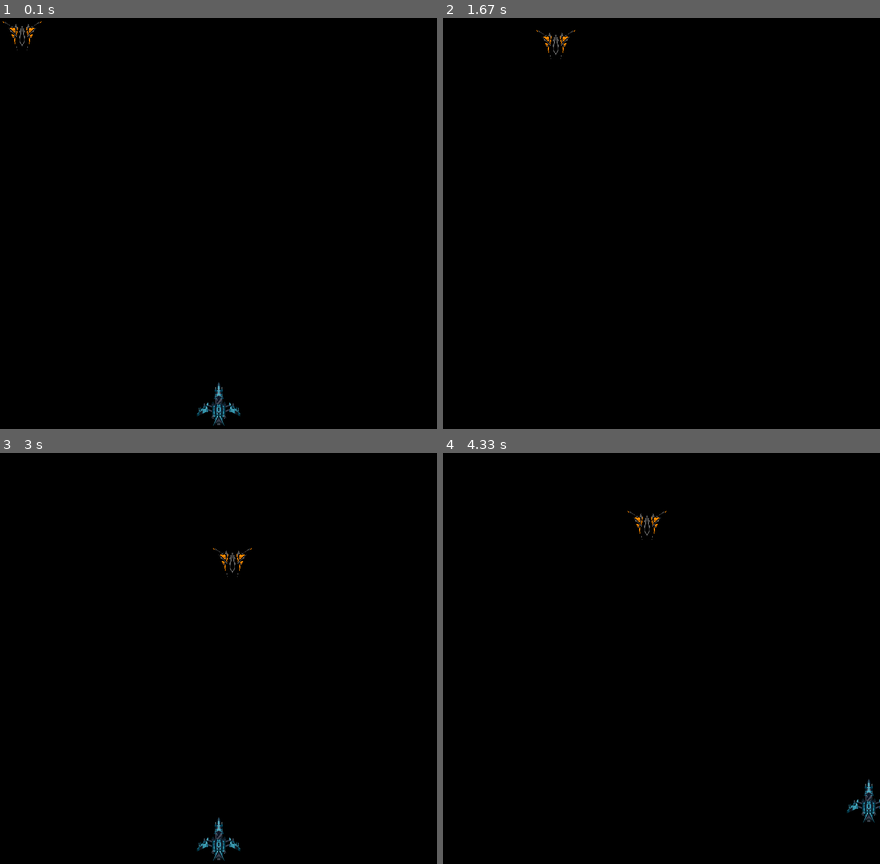
Above: before the commit, frames 1-4 (two rows, left to right).
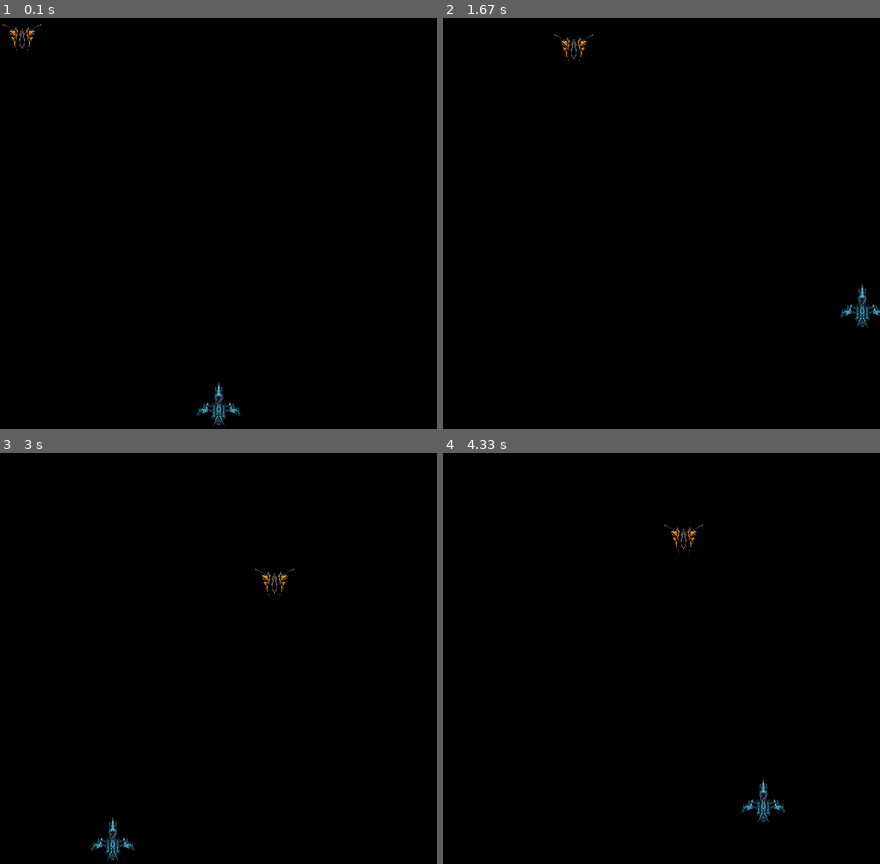
Above: after the commit, the same moments.

Repository: Equipe-Rocket-ES2024/PSA
Game: pygame game, started from main.py
Same seed, same stepped clock (60 frames per second), same inputs: the game is played once before the commit and once after it.
Inputs:
- Up to frame 1 (0.1 s): no input
- Up to frame 2 (1.67 s): hold Right 0.33-0.8 s; hold Up 0.83-1.13 s; hold Right 1.17-1.63 s
- Up to frame 3 (3 s): hold Left 1.67-2.2 s; hold Down 2.23-2.53 s; hold Left 2.57-2.97 s
- Up to frame 4 (4.33 s): hold Up 3-3.37 s; hold Right 3.4-4.03 s; hold Down from 4.07 s (still down)

The runs differ from the first frame. In frame 1, 0.1% of the frame differs, in the area x 0-10%, y 0-9%; in frame 2, 0.5%; in frame 3, 0.8%, in the area x 20-68%, y 23-100%; in frame 4, 0.8%.

Commit message:
calculo incrivel baseado em fatos incriveis

Diff:
--- a/src/entities/enemy/enemy.py
+++ b/src/entities/enemy/enemy.py
@@ -21,8 +21,8 @@
                 random.randint(0, self._screen.get_height() - 1)
             )
         self._size_nav = [80, 80]
-        self._pixel_to_meters = 10
-        self._enemy_speed_default = 50
+        self._pixel_to_meters = 20
+        self._enemy_speed_default = 30
         self._sprite = self.pygame_engine.load_sprite_image(self.game_config_constants.ENEMY_SPACESHIP_SPRITE)
         self._sprite = self.pygame_engine.scale_sprite(
             self._sprite, self._size_nav[0], self._size_nav[1]
--- a/src/game/game.py
+++ b/src/game/game.py
@@ -66,8 +66,8 @@
         self.objects.append(object)
 
     def physics_process(self, delta_time: float) -> None:
-        limit_screen_width = self.setup.screen_width
-        limit_screen_height = self.setup.screen_height
+        limit_screen_width = self.setup.screen_width / 22
+        limit_screen_height = self.setup.screen_height / 22
 
         for object in self.objects:
             object.physics_process(
